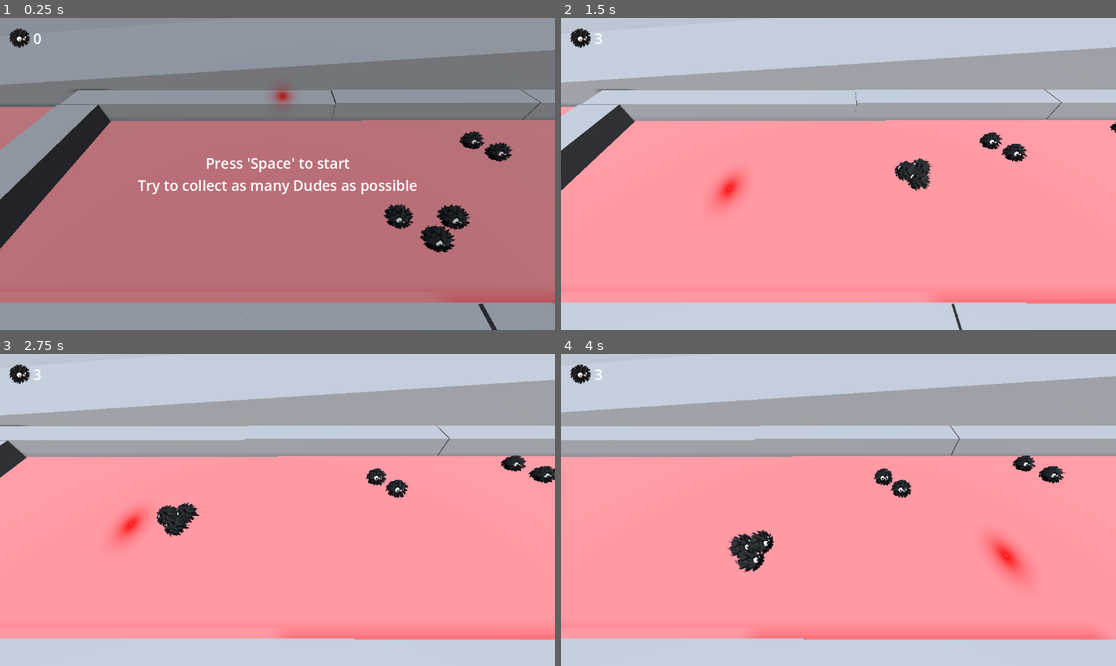
Above: before the commit, frames 1-4 (two rows, left to right).
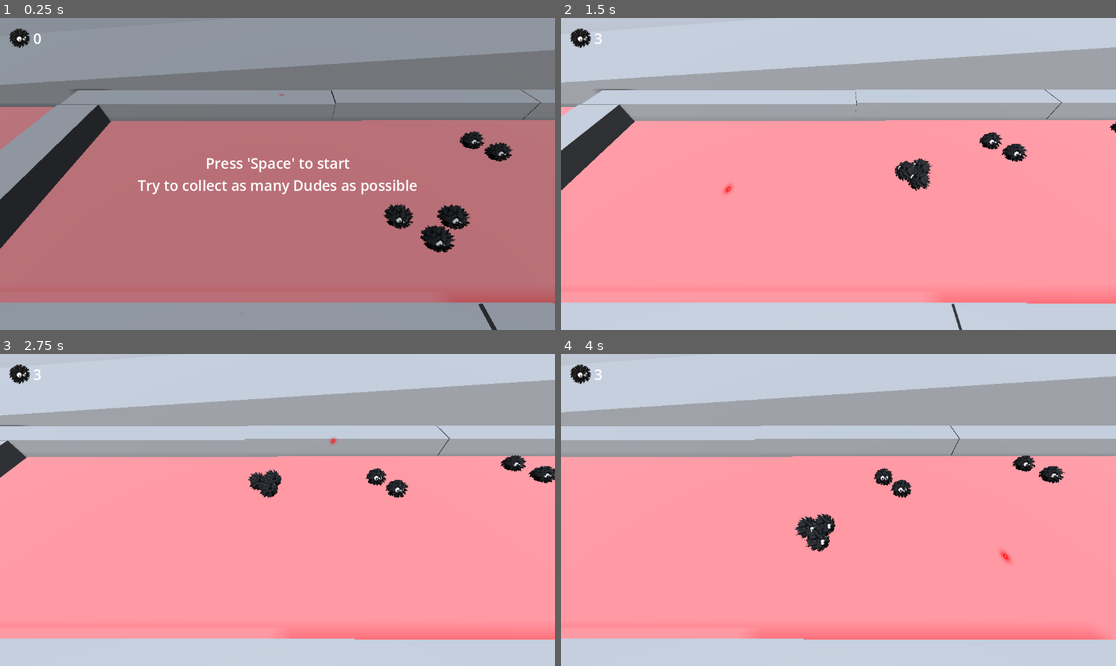
Above: after the commit, the same moments.

Repository: CaptainPMM/LD56
Game: Godot game, scene res://scenes/blockout.tscn
Two runs of this game, one before a commit and one after it. Both use one fixed random seed, a clock stepped at 60 frames per second and the inputs below.
Inputs (mouse positions are in pixels of both pictures, inside the frame that each line leads up to):
- Up to frame 1 (0.25 s): no input
- Up to frame 2 (1.5 s): tap Space at 0.5, 0.77 s; move the mouse to (960, 158) at 0.52 s; move the mouse to (727, 189) at 1.27 s
- Up to frame 3 (2.75 s): tap Space at 1.52 s; move the mouse to (333, 441) at 2.02 s
- Up to frame 4 (4 s): move the mouse to (810, 572) at 2.77 s; tap Space at 3.02, 3.77 s; move the mouse to (1005, 556) at 3.52 s

The runs differ from the first frame. In frame 1, 0.2% of the frame differs, in the area x 48-53%, y 22-28%; in frame 2, 0.5%; in frame 3, 1.4%; in frame 4, 2.0%, in the area x 30-85%, y 51-73%.

Commit message:
Make laster pointer smaller and interact with every layer

Diff:
--- a/prefabs/camera.tscn
+++ b/prefabs/camera.tscn
@@ -16,6 +16,7 @@
 
 [node name="Camera" type="Node3D"]
 script = ExtResource("1_mldnq")
+_collisionMask = 2
 
 [node name="Camera3D" type="Camera3D" parent="."]
 transform = Transform3D(1, 0, 0, 0, 0.645458, 0.763796, 0, -0.763796, 0.645458, 0, 0.65, 0.55)
@@ -23,6 +24,7 @@
 current = true
 
 [node name="Area3D" type="Area3D" parent="."]
+collision_layer = 0
 
 [node name="CollisionShape3D" type="CollisionShape3D" parent="Area3D"]
 transform = Transform3D(1, 0, 0, 0, 1, 0, 0, 0, 1, 0, 0.0357123, -0.216199)
--- a/prefabs/entity.tscn
+++ b/prefabs/entity.tscn
@@ -69,6 +69,7 @@
 shape = SubResource("SphereShape3D_bsj1o")
 
 [node name="Area3D" type="Area3D" parent="."]
+collision_layer = 0
 
 [node name="CollisionShape3D2" type="CollisionShape3D" parent="Area3D"]
 shape = SubResource("SphereShape3D_8y8s2")
--- a/scenes/Laserpunkt.tscn
+++ b/scenes/Laserpunkt.tscn
@@ -7,12 +7,13 @@
 render_priority = 0
 shader = ExtResource("1_b8qhm")
 shader_parameter/albedo = Color(1, 1, 1, 0.980392)
-shader_parameter/scale_mod = 1.0
+shader_parameter/scale_mod = 4.0
 shader_parameter/cube_half_size = 1.0
 shader_parameter/texture_albedo = ExtResource("2_gscib")
 
 [sub_resource type="BoxMesh" id="BoxMesh_k4urj"]
 material = SubResource("ShaderMaterial_0uar5")
+size = Vector3(0.25, 0.25, 0.25)
 
 [node name="LaserPoint" type="Node3D"]
 
--- a/scripts/camera.gd
+++ b/scripts/camera.gd
@@ -38,7 +38,7 @@
 		var from = get_viewport().get_camera_3d().project_ray_origin(mousePos);
 		var to = from + get_viewport().get_camera_3d().project_ray_normal(mousePos) * maxDist;
 		var castSpace  = get_viewport().world_3d.direct_space_state;
-		var rayQuery = PhysicsRayQueryParameters3D.create(from, to, _floorCollMask);
+		var rayQuery = PhysicsRayQueryParameters3D.create(from, to);
 		rayQuery.collide_with_areas = true;
 		var rayResult = castSpace.intersect_ray(rayQuery);
 
--- a/shader/laser_point.gdshader
+++ b/shader/laser_point.gdshader
@@ -32,8 +32,6 @@
 		discard;
 	}
 
-
-
-	ALBEDO = texture(texture_albedo, (-test_pos.xz * scale_mod) + 0.5).rgb * albedo.rgb;
-	ALPHA = texture(texture_albedo, (-test_pos.xz * scale_mod) + 0.5).a * albedo.a;
+	ALBEDO = texture(texture_albedo, (-test_pos.xz * scale_mod) + 0.5).rgb * albedo.rgb * 10.0;
+	ALPHA = texture(texture_albedo, (-test_pos.xz * scale_mod) + 0.5).a * albedo.a * 1.3;
 }
